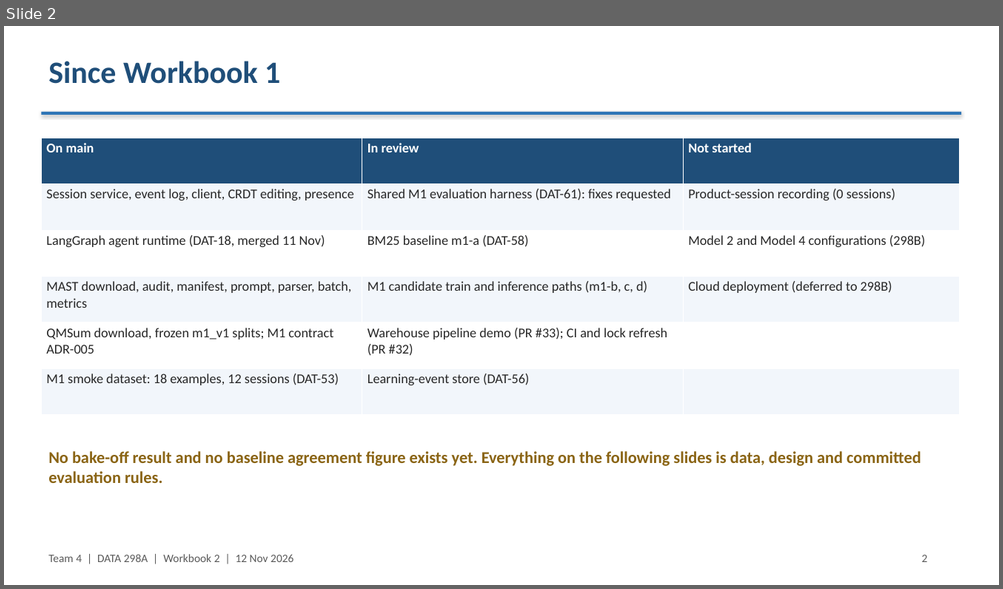
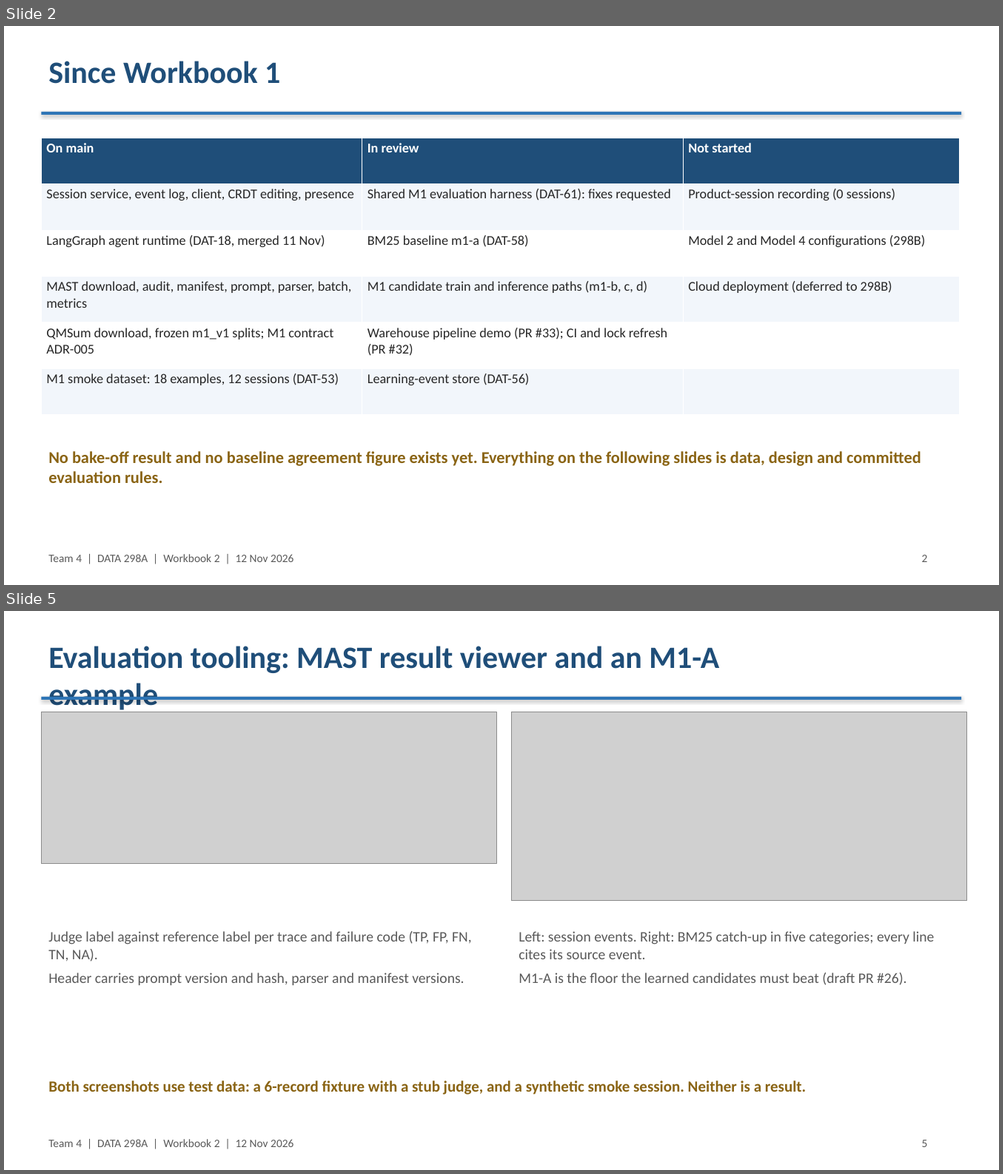
Before and after one commit to ayushgawai/multiplayer-agent-sessions, a slide deck: docs/slides/T4-Workbook2.pptx. Shown one above the other, each under a label of ours: slide 2 before the commit, slides 2 and 5 after it; the slides between them are not shown. The pictures are 1003x589 and 1003x1174 pixels, drawn with LibreOffice and Linux fonts; fonts in the diff are those of the drawing; grey boxes stand for pictures. Boxes give left, top, right and bottom in pixels: in the first picture for what was removed or moved away, otherwise in the second. Text is boxed around its words. In the diff, an @@ line names an element or a change of style, - is before the commit and + after.

```diff
--- a/docs/slides/T4-Workbook2.pptx
+++ b/docs/slides/T4-Workbook2.pptx
@@ slide 5 added at (x1=4, y1=611, x2=999, y2=1170), background #FFFFFF @@
@@ text added at (x1=48, y1=646, x2=719, y2=713), 30 pt, text #1F4E79, bold @@
+Evaluation tooling: MAST result viewer and an M1-A example
@@ rectangle added at (x1=41, y1=697, x2=962, y2=700), fill #2E75B6 @@
@@ picture added at (x1=41, y1=712, x2=496, y2=864) @@
@@ picture added at (x1=512, y1=712, x2=967, y2=901) @@
@@ text added at (x1=48, y1=931, x2=472, y2=985), 14 pt, text #595959 @@
+Judge label against reference label per trace and failure code (TP, FP, FN, TN, NA).
+Header carries prompt version and hash, parser and manifest versions.
@@ text added at (x1=518, y1=931, x2=933, y2=985), 14 pt, text #595959 @@
+Left: session events. Right: BM25 catch-up in five categories; every line cites its source event.
+M1-A is the floor the learned candidates must beat (draft PR #26).
@@ text added at (x1=48, y1=1081, x2=805, y2=1095), 15 pt, text #8A6414, bold @@
+Both screenshots use test data: a 6-record fixture with a stub judge, and a synthetic smoke session. Neither is a result.
@@ text added at (x1=48, y1=1139, x2=293, y2=1147), 11 pt, text #595959 @@
+Team 4 | DATA 298A | Workbook 2 | 12 Nov 2026
@@ text added at (x1=922, y1=1140, x2=928, y2=1147), 11 pt, text #595959 @@
+5
```
Also in this commit, not shown: 17 slides changed, 2 other slides added, 1 other file.
